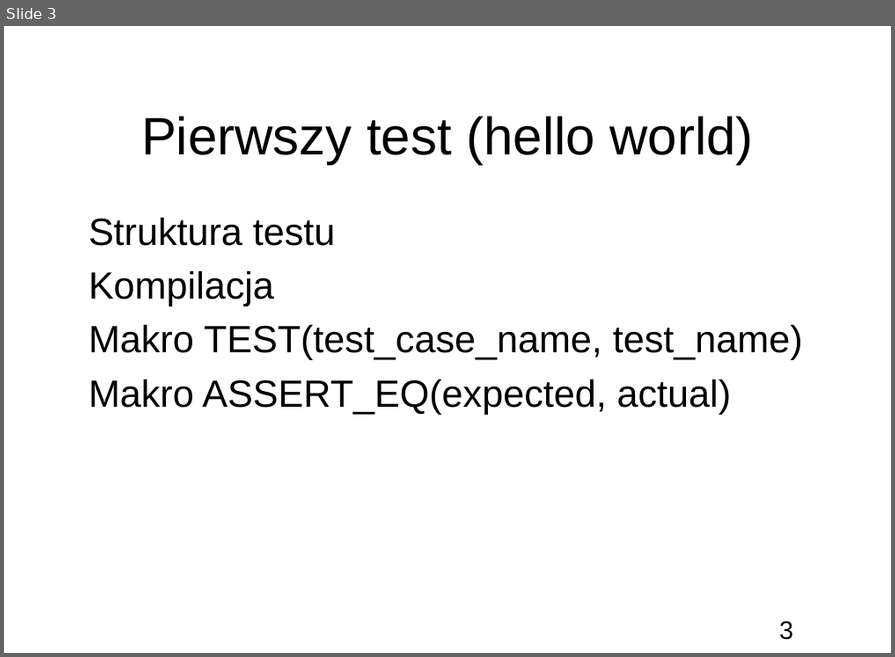
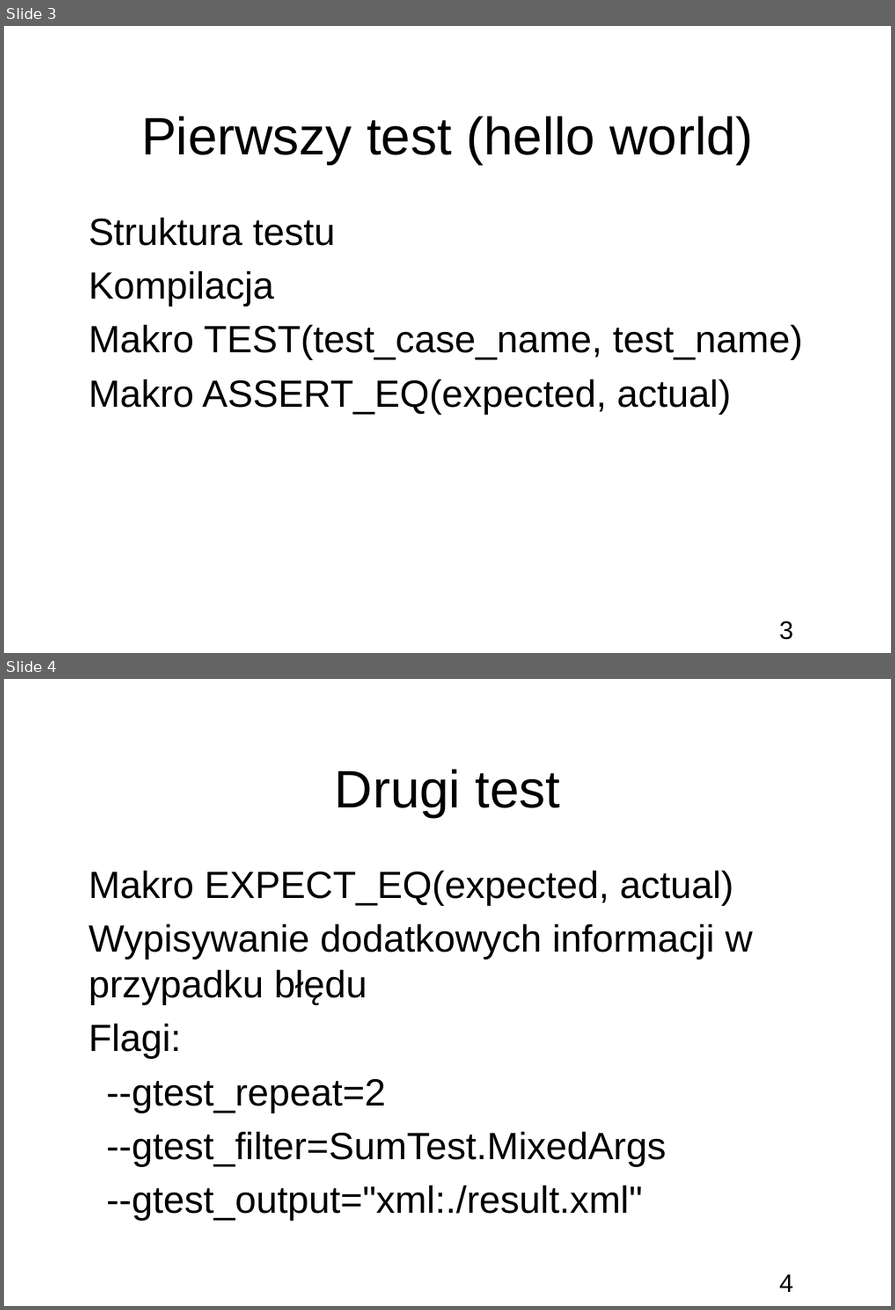
Before and after one commit to bercik/apt_seminar, a slide deck: prezentacja.odp. Shown one above the other, each under a label of ours: slide 3 before the commit, slides 3 and 4 after it. The pictures are 895x657 and 895x1310 pixels, drawn with LibreOffice and Linux fonts; fonts in the diff are those of the drawing; background and template pictures are left out. Boxes give left, top, right and bottom in pixels: in the first picture for what was removed or moved away, otherwise in the second. Text is boxed around its words. In the diff, an @@ line names an element or a change of style, - is before the commit and + after.

```diff
--- a/prezentacja.odp
+++ b/prezentacja.odp
@@ slide 4 added at [4,679,891,1306], background picture (left out); not listed: 1 template element that a slide beside it also shows @@
@@ title added at [335,769,560,818], 50 pt, text #000000 @@
+Drugi test
@@ subtitle added at [88,870,753,1221], 36 pt, text #000000 @@
+● Makro EXPECT_EQ(expected, actual)
+● Wypisywanie dodatkowych informacji w przypadku błędu
+● Flagi:
+  ● --gtest_repeat=2
+  ● --gtest_filter=SumTest.MixedArgs
+  ● --gtest_output="xml:./result.xml"
```
Also in this commit, not shown: 1 slide changed, 3 other slides added, 2 slides removed, 12 other files.
